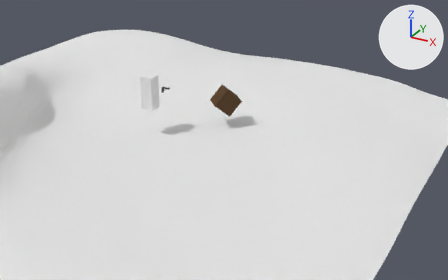
Before and after pictures for a commit that changed the Blender file game.blend.
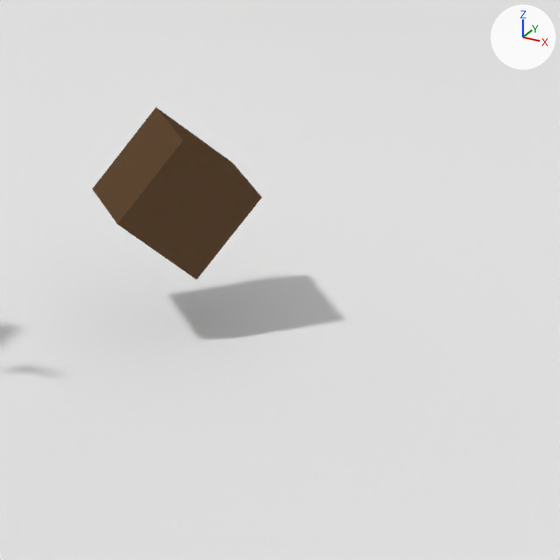
There are two pictures of each version: one from a 50 mm lens placed at (26.85, -36.98, 20.79), pointed at (4.91, 2.91, 0.84), one close up on the part from 43% to 67% of the width and 23% to 61% of the height. Every picture has the same lights, and +X, +Y and +Z are marked at upper right.

Before the edit, the objects in view are built like this:
```python
me_cube_002 = bpy.data.meshes.new('Cube.002')
me_cube_002.from_pydata(...)  # a box spanning x -1.0..1.0, y -1.0..1.0, z -1.0..1.0
me_cube_002.materials.append(mat_material_018)  # brown #5d4733
me_grid = bpy.data.meshes.new('Grid')
me_grid.from_pydata(...)  # 25219 vertices, 24048 faces; spans x -1.37..1.41, y -1.42..1.44, z 0.14..7.85
me_grid.materials.append(mat_material_004)  # white #e7e7e7
ob_box = bpy.data.objects.new('Box', me_cube_002)
ob_box.location = (4.42, 4.09, 3.73)
ob_box.rotation_euler = (-0.689, 0.0, -0.81)  # degrees (-39, 0, -46)
ob_box.scale = (0.792, 0.792, 0.792)
ob_grid = bpy.data.objects.new('Grid', me_grid)
ob_grid.location = (0.0, 0.0, 0.3)
ob_grid.scale = (15.0, 15.0, 1.0)
```
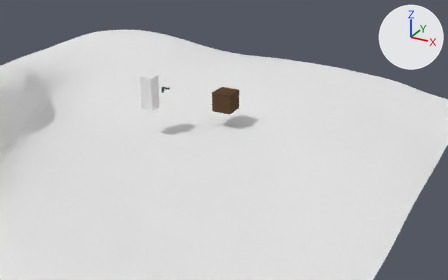
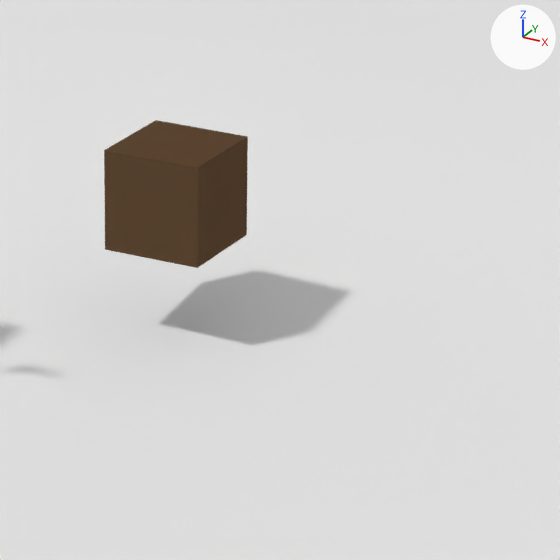
The change, as a diff of the scene's bpy script:
```diff
--- a/game.blend.py
+++ b/game.blend.py
@@ ob_box @@
 ob_box.location = (4.42, 4.09, 3.73)
-ob_box.rotation_euler = (-0.689, 0.0, -0.81)  # degrees (-39, 0, -46)
 ob_box.scale = (0.792, 0.792, 0.792)
```

Boxes [x1, y1, x2, y2] around the edits, measured in the close-ups (560 x 560 px):
'Box', turned: before [92, 107, 262, 280]; after [104, 120, 248, 268]
